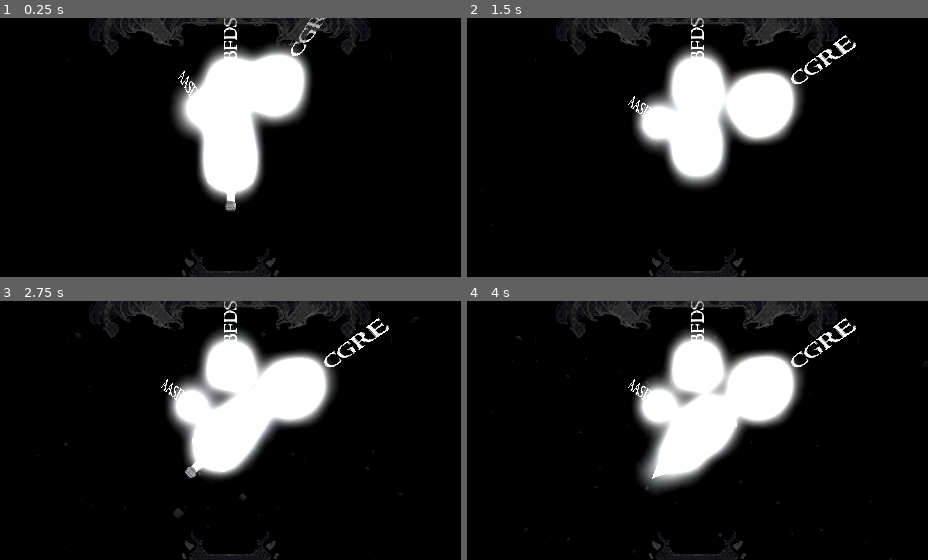
Above: before the commit, frames 1-4 (two rows, left to right).
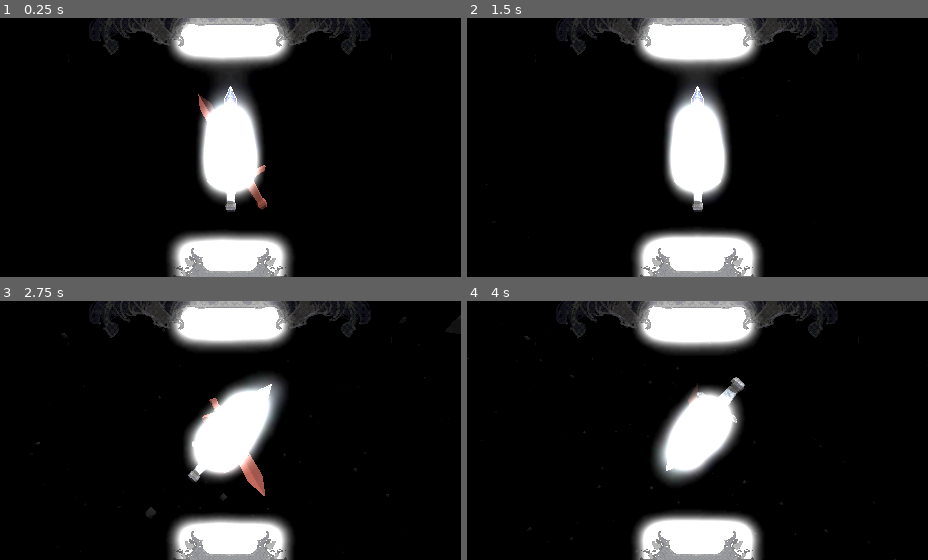
Above: after the commit, the same moments.

Repository: Lukko-Digital/Bladebearer
Game: Godot game, scene res://src/main.tscn
The game is run twice, just before and just after one commit, with the same random seed, the same clock (stepped at 60 frames per second) and the same inputs.
Inputs:
- Up to frame 1 (0.25 s): no input
- Up to frame 2 (1.5 s): hold D (right) 0.53-1.28 s; hold Space (space) 0.53-1.28 s; hold S (backward) from 1.28 s (still down); tap Shift (shift) at 1.35 s
- Up to frame 3 (2.75 s): tap Space (space) at 1.55 s; release S (backward) at 2.03 s; hold D (right) from 2.03 s (still down); hold Space (space) from 2.03 s (still down)
- Up to frame 4 (4 s): release D (right) at 2.78 s; release Space (space) at 2.78 s; hold W (forward) 2.78-3.53 s; tap Space (space) at 2.85, 3.8 s; hold A (left) from 3.53 s (still down); hold Shift (shift) from 3.53 s (still down)

The runs differ from the first frame. In frame 1, 16% of the frame differs, in the area x 36-71%, y 0-100%; in frame 2, 20%; in frame 3, 19%; in frame 4, 20%, in the area x 0-100%, y 0-100%.

Commit message:
added dialogue option selection

Diff:
--- a/src/dialogue_handler.gd
+++ b/src/dialogue_handler.gd
@@ -1,17 +1,46 @@
 extends Node3D
 class_name DialogueHandler
 
-var dialogue_option: PackedScene = preload("res://src/dialogue_option.tscn")
+@export var sword: Sword
 
-func start_dialogue(options: Array[String]):
+var dialogue_option_scene: PackedScene = preload("res://src/dialogue_option.tscn")
+var dialogue_options: Array[DialogueOption]
+var active = false
+
+func _process(_delta: float) -> void:
+	var option = alligned_option()
+	if active and option != null:
+		if Input.is_action_just_pressed("space"):
+			print(option.get_text())
+			end_dialogue()
+
+func start_dialogue(options: Array[String]) -> void:
+	active = true
+
 	var option_rotation = Vector3(-45, 0, 45)
 	for option in options:
-		var option_instance = dialogue_option.instantiate()
+		var option_instance = dialogue_option_scene.instantiate()
 		add_child(option_instance)
 		option_instance.set_text(option)
 		option_instance.set_target_rot(option_rotation)
 
 		option_rotation += Vector3(45, 0, -45)
 
-func end_dialogue():
-	pass
+	dialogue_options = []
+	for node in get_children():
+		if node is DialogueOption:
+			dialogue_options.append(node)
+
+func end_dialogue() -> void:
+	for option in dialogue_options:
+		option.queue_free()
+
+	dialogue_options = []
+	active = false
+
+func alligned_option() -> DialogueOption:
+	for option in dialogue_options:
+		if sword.is_correct_rotation(option):
+			return option
+
+	return null
--- a/src/dialogue_option.gd
+++ b/src/dialogue_option.gd
@@ -27,3 +27,6 @@
 func _on_animation_player_animation_finished(_anim_name: StringName) -> void:
 	if _anim_name == "Pointer_Idle":
 		animation_player.play("Pointer_Idle")
+
+func get_text() -> String:
+	return label.text
--- a/src/game_sequence_handler.gd
+++ b/src/game_sequence_handler.gd
@@ -37,8 +37,8 @@
 func _ready() -> void:
 	bearer_rank = KNIGHT
 	opponent_rank = KNIGHT
-	start_dialogue()
-	# game_loop.call_deferred()
+	# start_dialogue()
+	game_loop.call_deferred()
 
 func game_loop():
 	init_fight()
--- a/src/main.tscn
+++ b/src/main.tscn
@@ -115,8 +115,9 @@
 
 [node name="BothHeartHolders" parent="GameSequenceHandler" instance=ExtResource("8_c1nmu")]
 
-[node name="DialogueHandler" type="Node3D" parent="GameSequenceHandler"]
+[node name="DialogueHandler" type="Node3D" parent="GameSequenceHandler" node_paths=PackedStringArray("sword")]
 script = ExtResource("9_5pvxm")
+sword = NodePath("../Sword")
 
 [node name="Control" type="Control" parent="."]
 modulate = Color(1, 1, 1, 0.486275)
--- a/src/sword.gd
+++ b/src/sword.gd
@@ -50,9 +50,9 @@
 	previously_correct_rotation = is_correct_rotation()
 
 
-func is_correct_rotation():
-	var xdiff = angle_difference(rotation.x, deg_to_rad(target.target_rot.x))
-	var zdiff = angle_difference(rotation.z, deg_to_rad(target.target_rot.z))
+func is_correct_rotation(to: Node3D = target):
+	var xdiff = angle_difference(rotation.x, deg_to_rad(to.target_rot.x))
+	var zdiff = angle_difference(rotation.z, deg_to_rad(to.target_rot.z))
 	return (abs(xdiff) + abs(zdiff)) < deg_to_rad(CORRECT_ROTATION_THRESHOLD)
 
 func lock_input():
